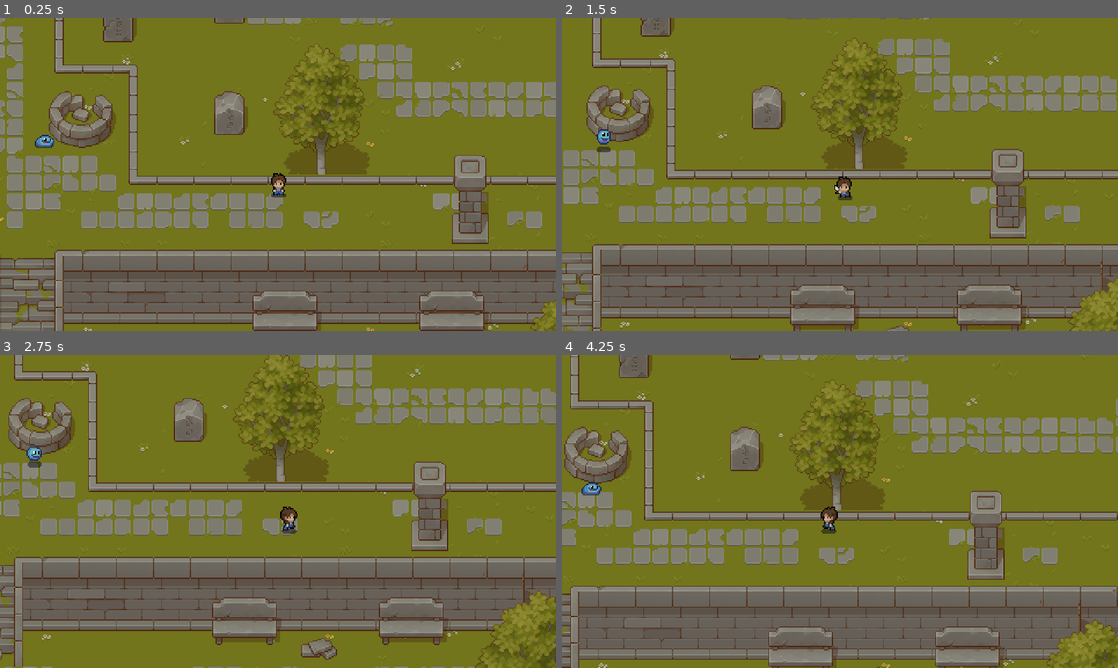
Above: before the commit, frames 1-4 (two rows, left to right).
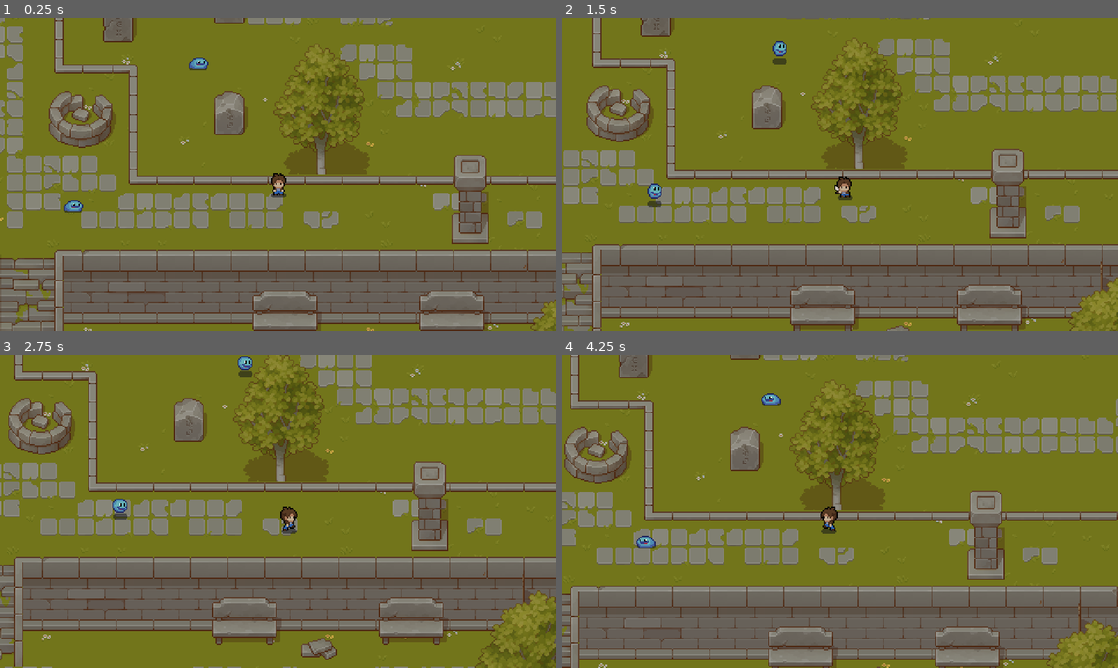
Above: after the commit, the same moments.

Repository: ruthlesscalm/dsu-gamathon-1
Game: Godot game, scene res://scenes/main.tscn
Same seed, same stepped clock (60 frames per second), same inputs: the game is played once before the commit and once after it.
Inputs:
- Up to frame 1 (0.25 s): no input
- Up to frame 2 (1.5 s): hold D (Right) 0.53-1.28 s; tap Space (attack) at 0.6, 1.35 s; hold S (down) from 1.28 s (still down)
- Up to frame 3 (2.75 s): release S (down) at 2.03 s; hold D (Right) from 2.03 s (still down); tap Space (attack) at 2.1 s
- Up to frame 4 (4.25 s): release D (Right) at 2.78 s; hold W (up) 2.78-3.53 s; tap Space (attack) at 2.85, 3.6 s; hold A (Left) from 3.53 s (still down)

The runs differ from the first frame. In frame 1, 0.4% of the frame differs, in the area x 6-38%, y 12-63%; in frame 2, 0.4%; in frame 3, 0.4%, in the area x 4-46%, y 0-53%; in frame 4, 0.4%.

Commit message:
Adjust enemy detection radius for improved gameplay balance

Diff:
--- a/scenes/main.tscn
+++ b/scenes/main.tscn
@@ -2167,93 +2167,6 @@
 sources/1 = SubResource("TileSetAtlasSource_eb6dy")
 sources/2 = SubResource("TileSetAtlasSource_trceg")
 
-[sub_resource type="TileSetAtlasSource" id="TileSetAtlasSource_85g3d"]
-texture = ExtResource("6_tipki")
-texture_region_size = Vector2i(32, 32)
-0:24/0 = 0
-1:24/0 = 0
-2:25/0 = 0
-3:25/0 = 0
-4:25/0 = 0
-5:25/0 = 0
-5:24/0 = 0
-6:24/0 = 0
-4:24/0 = 0
-3:24/0 = 0
-2:24/0 = 0
-0:25/0 = 0
-0:26/0 = 0
-0:27/0 = 0
-1:27/0 = 0
-1:28/0 = 0
-1:29/0 = 0
-1:26/0 = 0
-2:26/0 = 0
-3:26/0 = 0
-1:25/0 = 0
-2:27/0 = 0
-3:28/0 = 0
-3:29/0 = 0
-3:30/0 = 0
-2:29/0 = 0
-2:28/0 = 0
-0:28/0 = 0
-0:29/0 = 0
-1:30/0 = 0
-2:30/0 = 0
-4:30/0 = 0
-5:30/0 = 0
-5:31/0 = 0
-6:31/0 = 0
-6:30/0 = 0
-7:30/0 = 0
-7:29/0 = 0
-6:29/0 = 0
-6:28/0 = 0
-6:27/0 = 0
-6:26/0 = 0
-6:25/0 = 0
-7:25/0 = 0
-7:24/0 = 0
-7:26/0 = 0
-7:27/0 = 0
-7:28/0 = 0
-5:29/0 = 0
-4:29/0 = 0
-4:28/0 = 0
-4:27/0 = 0
-3:27/0 = 0
-4:26/0 = 0
-5:26/0 = 0
-5:27/0 = 0
-5:28/0 = 0
-0:30/0 = 0
-0:31/0 = 0
-1:31/0 = 0
-2:31/0 = 0
-3:31/0 = 0
-4:31/0 = 0
-7:31/0 = 0
-1:14/0 = 0
-1:13/0 = 0
-0:12/0 = 0
-1:12/0 = 0
-2:12/0 = 0
-3:12/0 = 0
-3:13/0 = 0
-3:14/0 = 0
-2:14/0 = 0
-2:13/0 = 0
-0:13/0 = 0
-0:14/0 = 0
-0:15/0 = 0
-1:15/0 = 0
-2:15/0 = 0
-3:15/0 = 0
-
-[sub_resource type="TileSet" id="TileSet_choun"]
-sources/0 = SubResource("TileSetAtlasSource_85g3d")
-
 [node name="Main" type="Node2D"]
 
 [node name="CanvasLayer" type="CanvasLayer" parent="."]
@@ -2290,8 +2203,37 @@
 tile_map_data = PackedByteArray("AADx/+X/AAABAAQAAADx/+b/AAABAAUAAADx/+f/AAABAAYAAADy/+P/AAACAAIAAADy/+T/AAACAAMAAADy/+ …(5984 unchanged characters)…
 tile_set = SubResource("TileSet_a8y0u")
 
-[node name="Enemy" parent="." instance=ExtResource("9_tipki")]
-position = Vector2(10, -15)
-
 [node name="BronzeChest" parent="." instance=ExtResource("10_choun")]
 position = Vector2(419, -156)
+
+[node name="Enemies" type="Node" parent="."]
+
+[node name="Enemy" parent="Enemies" instance=ExtResource("9_tipki")]
+position = Vector2(492, -36)
+
+[node name="Enemy2" parent="Enemies" instance=ExtResource("9_tipki")]
+position = Vector2(149, -714)
+
+[node name="Enemy3" parent="Enemies" instance=ExtResource("9_tipki")]
+position = Vector2(591, -603)
+
+[node name="Enemy4" parent="Enemies" instance=ExtResource("9_tipki")]
+position = Vector2(556, 166)
+
+[node name="Enemy5" parent="Enemies" instance=ExtResource("9_tipki")]
+position = Vector2(685, -268)
+
+[node name="Enemy6" parent="Enemies" instance=ExtResource("9_tipki")]
+position = Vector2(428, -257)
+
+[node name="Enemy7" parent="Enemies" instance=ExtResource("9_tipki")]
+position = Vector2(140, -357)
+
+[node name="Enemy8" parent="Enemies" instance=ExtResource("9_tipki")]
+position = Vector2(-182, -285)
+
+[node name="Enemy9" parent="Enemies" instance=ExtResource("9_tipki")]
+position = Vector2(35, 41)
+
+[node name="Enemy10" parent="Enemies" instance=ExtResource("9_tipki")]
+position = Vector2(143, -82)
--- a/scripts/enemy.gd
+++ b/scripts/enemy.gd
@@ -4,7 +4,7 @@
 @export var chase_speed := 50.0
 @export var health := 60
 @export var damage := 10
-@export var detection_radius := 160.0
+@export var detection_radius := 100.0
 @export var attack_range := 24.0
 @export var patrol_distance := 96.0
 @export var attack_cooldown := 1.5
Not shown: 1 places in scenes/main.tscn that only renumber resources
